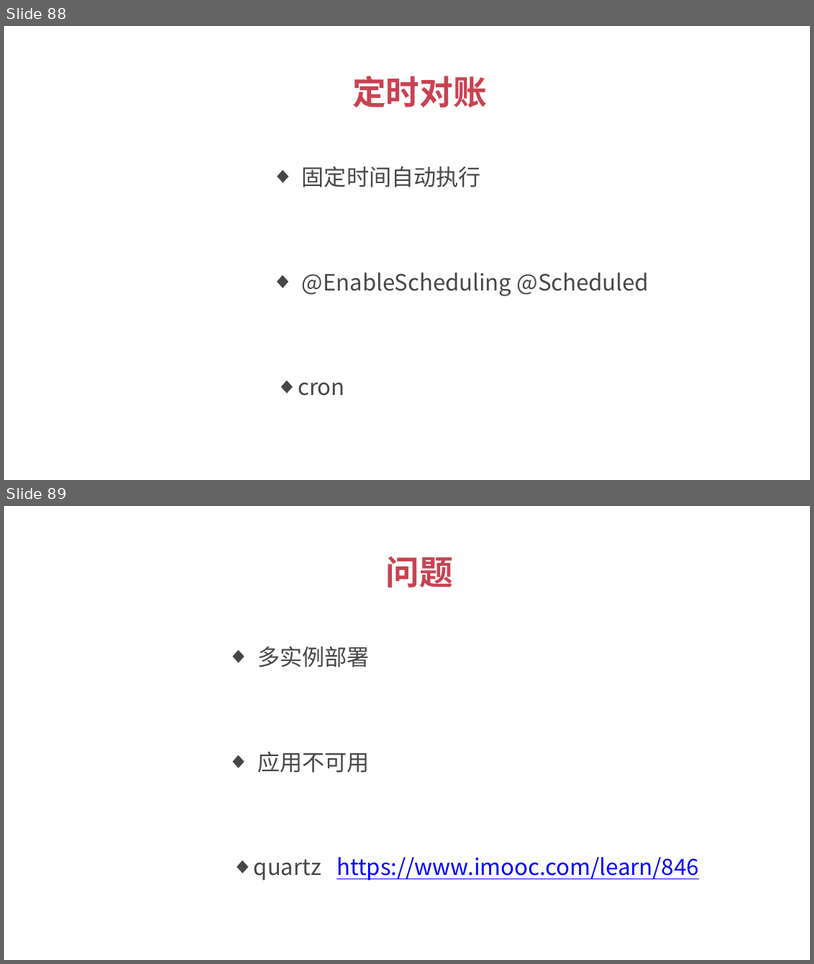
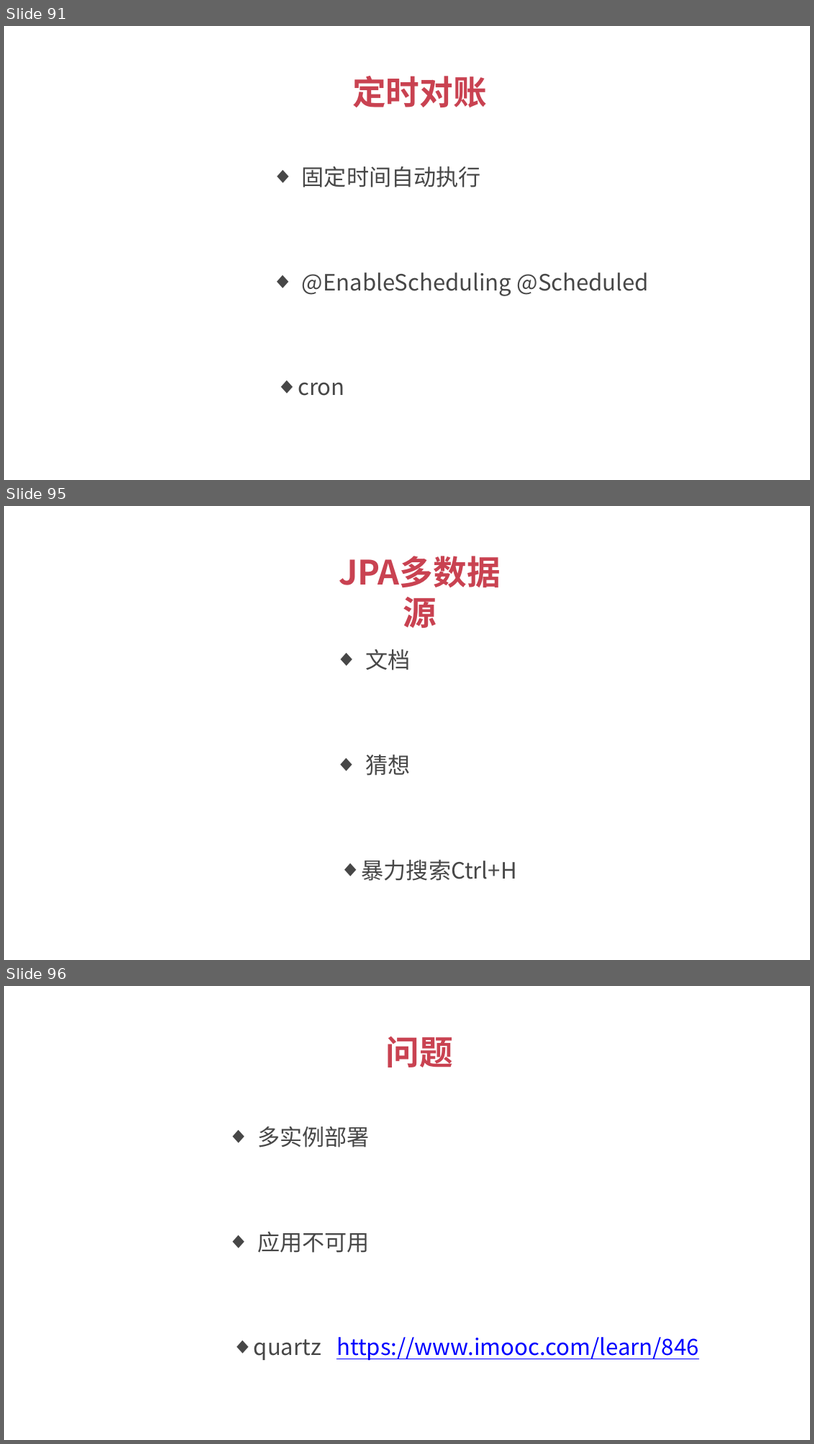
Before and after one commit to 1329555958/financial, a slide deck: 理财平台.pptx. Shown one above the other, each under a label of ours: slides 88 and 89 before the commit, slides 91, 95 and 96 after it; the slides between them are not shown. The pictures are 814x964 and 814x1444 pixels, drawn with LibreOffice and Linux fonts; fonts in the diff are those of the drawing. Boxes give left, top, right and bottom in pixels: in the first picture for what was removed or moved away, otherwise in the second. Text is boxed around its words. In the diff, an @@ line names an element or a change of style, - is before the commit and + after.

```diff
--- a/理财平台.pptx
+++ b/理财平台.pptx
@@ slide 95 added at bbox=[4, 506, 810, 960], background #FFFFFF @@
@@ text added at bbox=[314, 547, 526, 595], 30 pt, text #C94251, bold @@
+JPA多数据源
@@ text added at bbox=[365, 649, 410, 670], 20 pt, text #474747 @@
+  ◆ 文档
@@ text added at bbox=[365, 754, 410, 775], 20 pt, text #474747 @@
+  ◆ 猜想
@@ text added at bbox=[362, 860, 517, 880], 20 pt, text #474747 @@
+  ◆ 暴力搜索Ctrl+H
@@ what was slide 88 is now slide 91 @@
@@ what was slide 89 is now slide 96 @@
```
Also in this commit, not shown: 7 other slides added, 1 slide removed, 7 other files.
